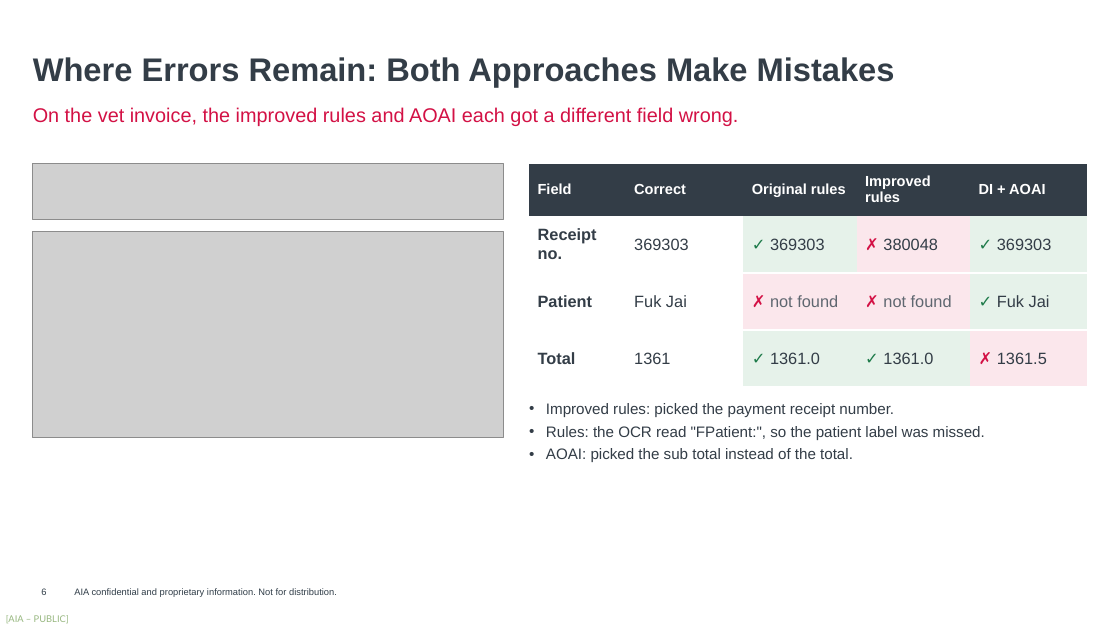
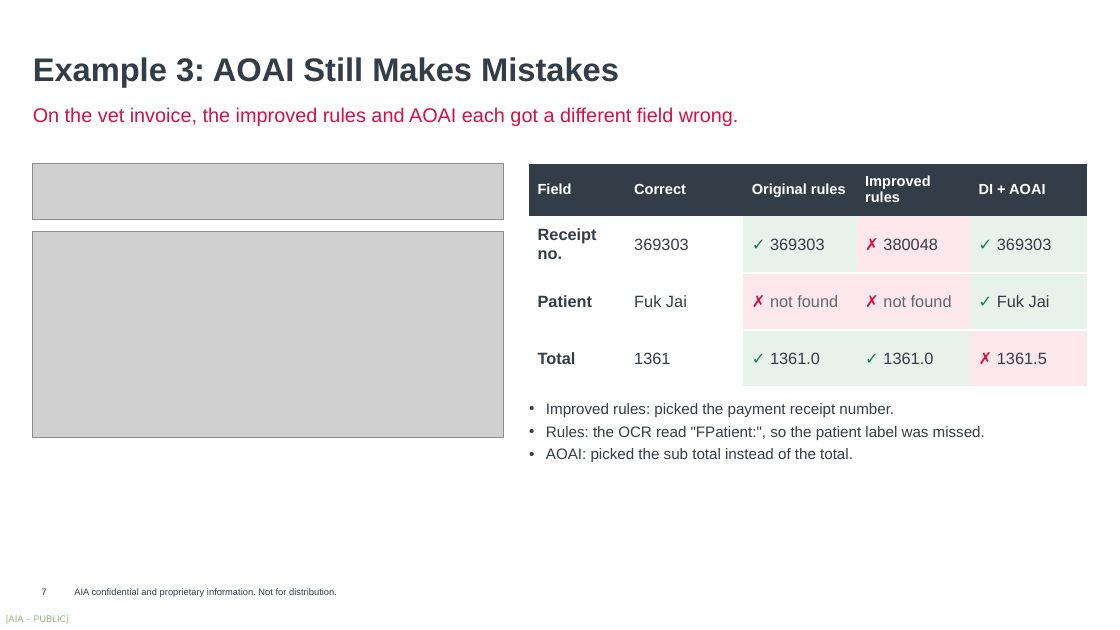
Before and after one commit to harrysokool/playground, a slide deck: slide 7 of ppt/ocr_benchmark/current/OCR_Benchmark_V2.pptx (slide 6 before the commit). Drawn at 1120x630 pixels with LibreOffice and Linux fonts; fonts in the diff are those of the drawing; grey boxes stand for pictures; background and template pictures are left out. Boxes give left, top, right and bottom in pixels: in the first picture for what was removed or moved away, otherwise in the second. Text is boxed around its words. In the diff, an @@ line names an element or a change of style, - is before the commit and + after.

```diff
--- a/ppt/ocr_benchmark/current/OCR_Benchmark_V2.pptx
+++ b/ppt/ocr_benchmark/current/OCR_Benchmark_V2.pptx
@@ text at bbox=[33, 57, 619, 87]: text changed @@
-Where Errors Remain: Both Approaches Make Mistakes
+Example 3: AOAI Still Makes Mistakes
@@ page number at bbox=[41, 588, 46, 595]: text changed @@
-6
+7
```
Also in this commit, not shown: 6 other slides changed, 1 slide added, 15 other files.
